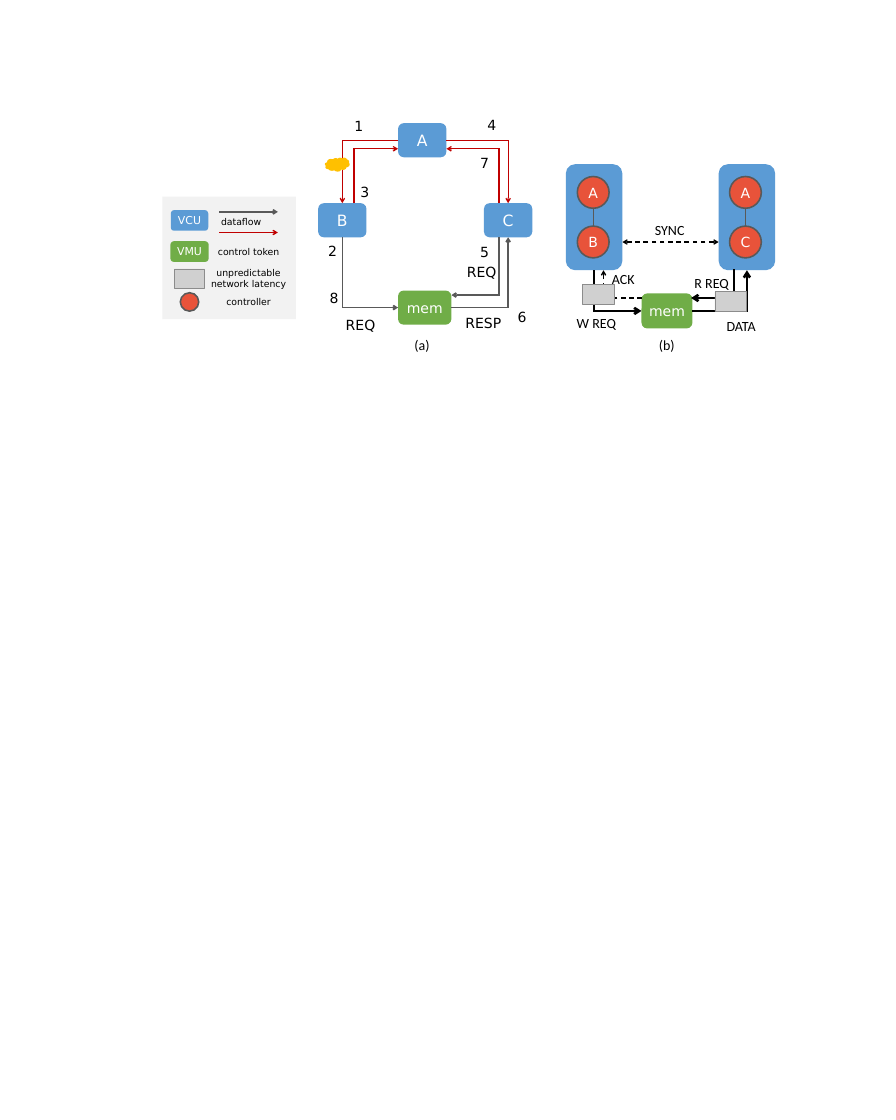
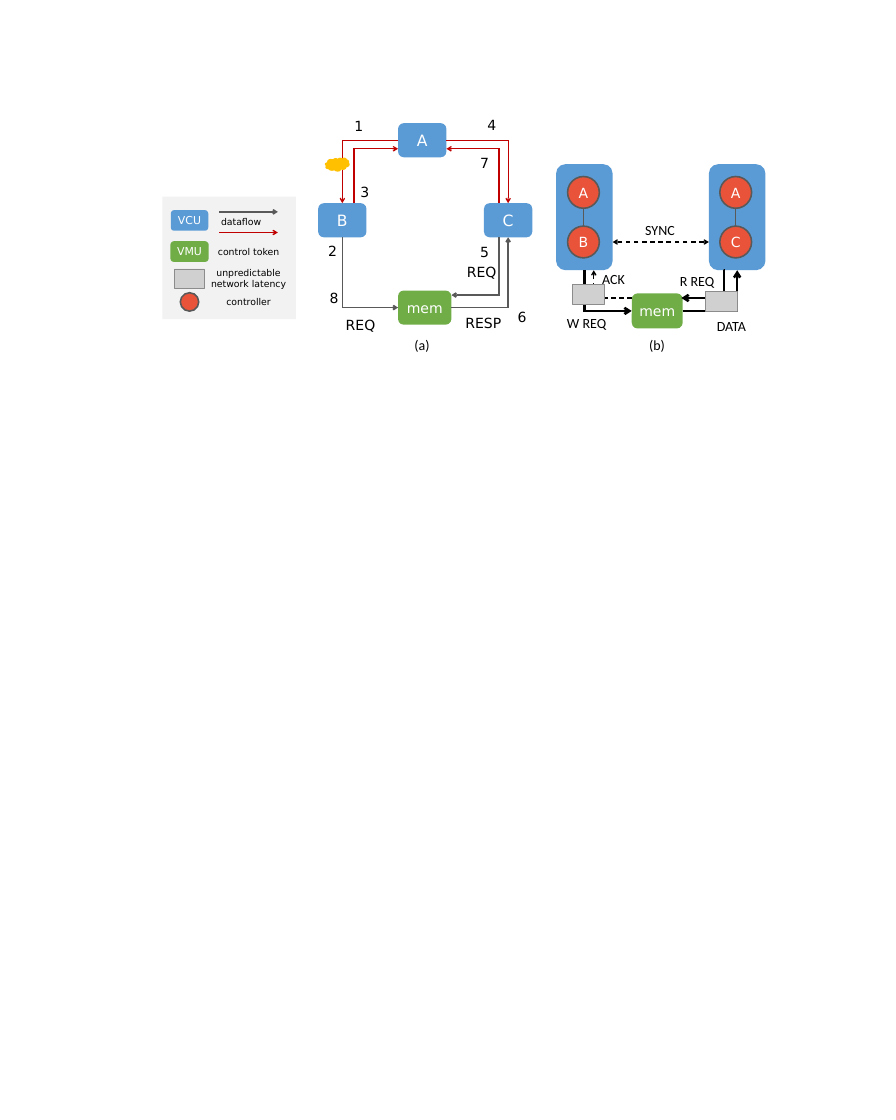
Before and after one commit to yaqiz01/dissertation, a slide deck: slide 12 of figs/figs.pptx. Drawn at 896x1120 pixels with LibreOffice and Linux fonts; fonts in the diff are those of the drawing; grey boxes stand for pictures; background and template pictures are left out. Boxes give left, top, right and bottom in pixels: in the first picture for what was removed or moved away, otherwise in the second. Text is boxed around its words. In the diff, an @@ line names an element or a change of style, - is before the commit and + after.

```diff
--- a/figs/figs.pptx
+++ b/figs/figs.pptx
@@ text "R REQ": place and size @@
-text "R REQ" at (694,279,729,292)
+text "R REQ" at (680,277,715,288)
@@ 5 texts, 4 ellipses, 4 elbow arrows, 3 rounded rectangles, 2 pictures, 2 lines, 1 double arrow: place and size @@
-5 texts, 4 ellipses, 4 elbow arrows, 3 rounded rectangles, 2 pictures, 2 lines, 1 double arrow at (566,164,775,352)
+5 texts, 4 ellipses, 4 elbow arrows, 3 rounded rectangles, 2 pictures, 2 lines, 1 double arrow at (556,164,766,352)
```
Also in this commit, not shown: 1 other slide changed, 4 other files.
